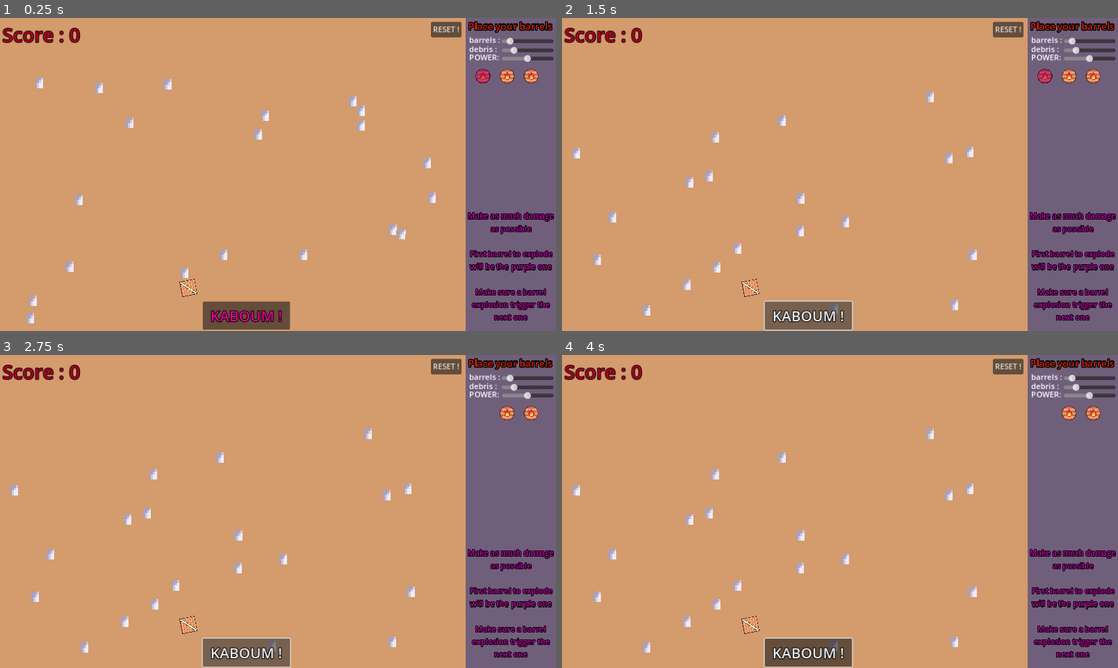
Above: before the commit, frames 1-4 (two rows, left to right).
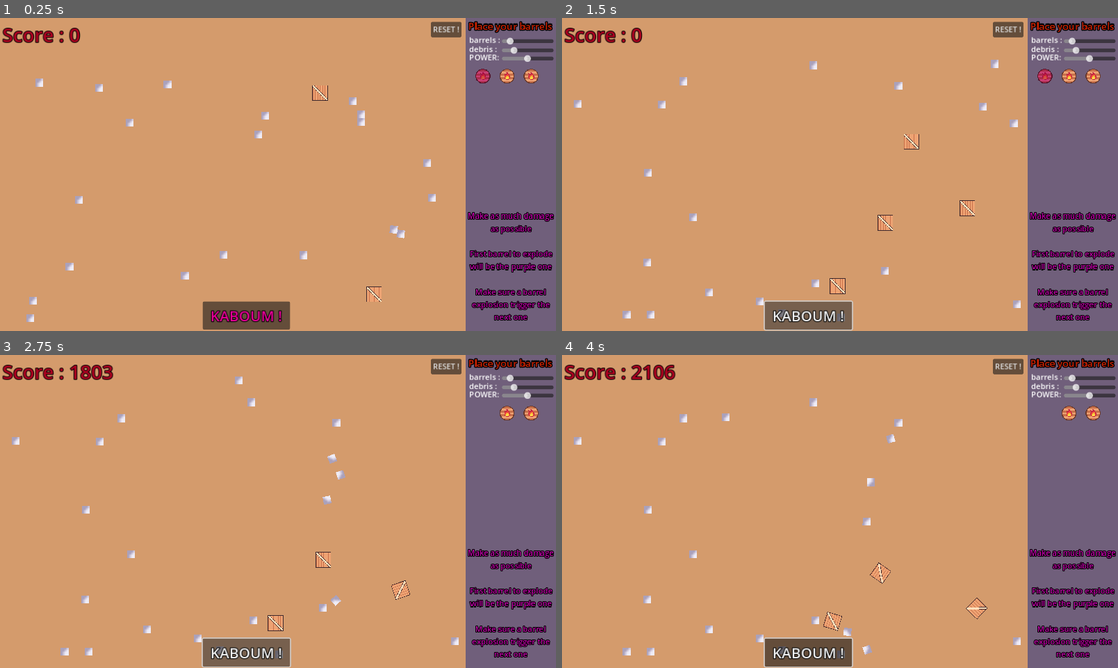
Above: after the commit, the same moments.

Repository: zazak03/kaboum
Game: Godot game, scene res://home.tscn
Two runs of this game, one before a commit and one after it. Both use one fixed random seed, a clock stepped at 60 frames per second and the inputs below.
Inputs (mouse positions are in pixels of both pictures, inside the frame that each line leads up to):
- Up to frame 1 (0.25 s): no input
- Up to frame 2 (1.5 s): click "RESET !" at 0.5 s; click "KABOUM !" at 1.25 s
- Up to frame 3 (2.75 s): click "KABOUM !" at 2 s
- Up to frame 4 (4 s): click "KABOUM !" at 2.75 s; move the mouse to (962, 495) at 3.52 s; click (962, 495) at 3.6 s

The runs differ from the first frame. In frame 1, 0.8% of the frame differs, in the area x 4-79%, y 19-98%; in frame 2, 2.3%; in frame 3, 2.5%, in the area x 1-83%, y 3-97%; in frame 4, 2.5%.

Commit message:
deerbb

Diff:
--- a/barrel.tscn
+++ b/barrel.tscn
@@ -1,20 +1,19 @@
-[gd_scene load_steps=6 format=3 uid="uid://crejtmpghpjrw"]
+[gd_scene load_steps=6 format=3 uid="uid://chft05mglcw07"]
 
 [ext_resource type="Script" path="res://Barel.gd" id="1_cymhm"]
-[ext_resource type="Texture2D" uid="uid://cf85pho0glugq" path="res://Assets/Sprites/barel-1.png" id="2_awykn"]
+[ext_resource type="Texture2D" uid="uid://gcnmahr283dm" path="res://Assets/Sprites/barel-1.png" id="2_awykn"]
 
 [sub_resource type="CircleShape2D" id="CircleShape2D_ebl4u"]
-radius = 17.0
+radius = 17.0294
 
 [sub_resource type="CircleShape2D" id="CircleShape2D_rxjdy"]
-radius = 177.282
+radius = 285.344
 
 [sub_resource type="CircleShape2D" id="CircleShape2D_hvql0"]
-radius = 18.0
+radius = 17.0
 
 [node name="Barrel" type="StaticBody2D"]
 script = ExtResource("1_cymhm")
-force = 5
 
 [node name="mouse_collision" type="CollisionShape2D" parent="."]
 shape = SubResource("CircleShape2D_ebl4u")
--- a/debris.tscn
+++ b/debris.tscn
@@ -1,19 +1,19 @@
 [gd_scene load_steps=4 format=3 uid="uid://bua1gjp885u7y"]
 
 [ext_resource type="Script" path="res://debris.gd" id="1_tymk2"]
-[ext_resource type="Texture2D" uid="uid://nmgeckf1y06k" path="res://Assets/Sprites/debris.png" id="2_xsk7w"]
+[ext_resource type="Texture2D" uid="uid://drcxukp56f0ub" path="res://Assets/Sprites/debris.png" id="2_nn4pk"]
 
-[sub_resource type="CapsuleShape2D" id="CapsuleShape2D_t2xu4"]
+[sub_resource type="RectangleShape2D" id="RectangleShape2D_mva1u"]
+size = Vector2(16, 16)
 
 [node name="debris" type="RigidBody2D" groups=["debris"]]
 gravity_scale = 0.0
-linear_damp = 1.0
+linear_damp = 2.0
 script = ExtResource("1_tymk2")
 
 [node name="Sprite2D" type="Sprite2D" parent="."]
-texture_filter = 1
-scale = Vector2(4, 5.38)
-texture = ExtResource("2_xsk7w")
+scale = Vector2(4, 4)
+texture = ExtResource("2_nn4pk")
 
 [node name="CollisionShape2D" type="CollisionShape2D" parent="."]
-shape = SubResource("CapsuleShape2D_t2xu4")
+shape = SubResource("RectangleShape2D_mva1u")
--- a/home.gd
+++ b/home.gd
@@ -10,8 +10,10 @@
 
 @onready var barrel_scene = preload("res://barrel.tscn")
 @onready var debri_scene = preload("res://debris.tscn")
+@onready var big_debri_scene = preload("res://gros_debris.tscn")
 var barrel
 var debri
+var big_debri
 
 # Called when the node enters the scene tree for the first time.
 func _ready():
@@ -69,4 +71,9 @@
 		debri.position = Vector2(randi_range(16,948),randi_range(80,630))
 		get_node("debris_list").add_child(debri)
 
+	for i in range(randi_range(2,5)):
+		big_debri = big_debri_scene.instantiate()
+		big_debri.position = Vector2(randi_range(16,948),randi_range(80,630))
+		get_node("debris_list").add_child(big_debri)
+
 	$barrels.get_child(0).modulate = Color8(215,99,255)
--- a/home.tscn
+++ b/home.tscn
@@ -1,7 +1,6 @@
-[gd_scene load_steps=9 format=3 uid="uid://dwdk70c2hin3h"]
+[gd_scene load_steps=11 format=3 uid="uid://dwdk70c2hin3h"]
 
 [ext_resource type="Script" path="res://home.gd" id="1_p8gtn"]
-[ext_resource type="PackedScene" uid="uid://c0lstg0x85g8f" path="res://gros_debris.tscn" id="2_ga0ri"]
 
 [sub_resource type="LabelSettings" id="LabelSettings_hjkcp"]
 font_size = 20
@@ -23,9 +22,17 @@
 [sub_resource type="PhysicsMaterial" id="PhysicsMaterial_03fn8"]
 bounce = 1.0
 
-[sub_resource type="SegmentShape2D" id="SegmentShape2D_tc14i"]
-a = Vector2(0, 2)
-b = Vector2(965, 1)
+[sub_resource type="RectangleShape2D" id="RectangleShape2D_va8u4"]
+size = Vector2(976, 20)
+
+[sub_resource type="RectangleShape2D" id="RectangleShape2D_rm7a6"]
+size = Vector2(20, 661)
+
+[sub_resource type="RectangleShape2D" id="RectangleShape2D_3fots"]
+size = Vector2(34, 978.5)
+
+[sub_resource type="RectangleShape2D" id="RectangleShape2D_66y5t"]
+size = Vector2(674, 20)
 
 [sub_resource type="Theme" id="Theme_1aiis"]
 default_font_size = 30
@@ -156,21 +163,24 @@
 physics_material_override = SubResource("PhysicsMaterial_03fn8")
 
 [node name="CollisionShape2D" type="CollisionShape2D" parent="walls/wall"]
-shape = SubResource("SegmentShape2D_tc14i")
+position = Vector2(478, 0)
+shape = SubResource("RectangleShape2D_va8u4")
 
 [node name="wall2" type="StaticBody2D" parent="walls"]
 position = Vector2(0, 648)
 physics_material_override = SubResource("PhysicsMaterial_03fn8")
 
 [node name="CollisionShape2D" type="CollisionShape2D" parent="walls/wall2"]
-shape = SubResource("SegmentShape2D_tc14i")
+position = Vector2(0, -320.5)
+shape = SubResource("RectangleShape2D_rm7a6")
 
 [node name="wall3" type="StaticBody2D" parent="walls"]
 rotation = 1.5708
 physics_material_override = SubResource("PhysicsMaterial_03fn8")
 
 [node name="CollisionShape2D" type="CollisionShape2D" parent="walls/wall3"]
-shape = SubResource("SegmentShape2D_tc14i")
+position = Vector2(656, -481)
+shape = SubResource("RectangleShape2D_3fots")
 
 [node name="wall4" type="StaticBody2D" parent="walls"]
 position = Vector2(968, 0)
@@ -178,7 +188,8 @@
 physics_material_override = SubResource("PhysicsMaterial_03fn8")
 
 [node name="CollisionShape2D" type="CollisionShape2D" parent="walls/wall4"]
-shape = SubResource("SegmentShape2D_tc14i")
+position = Vector2(327, 0)
+shape = SubResource("RectangleShape2D_66y5t")
 
 [node name="barrels" type="Node2D" parent="."]
 
@@ -199,8 +210,5 @@
 offset_bottom = 39.0
 text = "RESET !"
 
-[node name="gros_debris" parent="." instance=ExtResource("2_ga0ri")]
-position = Vector2(390, 553)
-
 [connection signal="pressed" from="kaboum" to="." method="_on_button_pressed"]
 [connection signal="pressed" from="reset" to="." method="_on_reset_pressed"]
